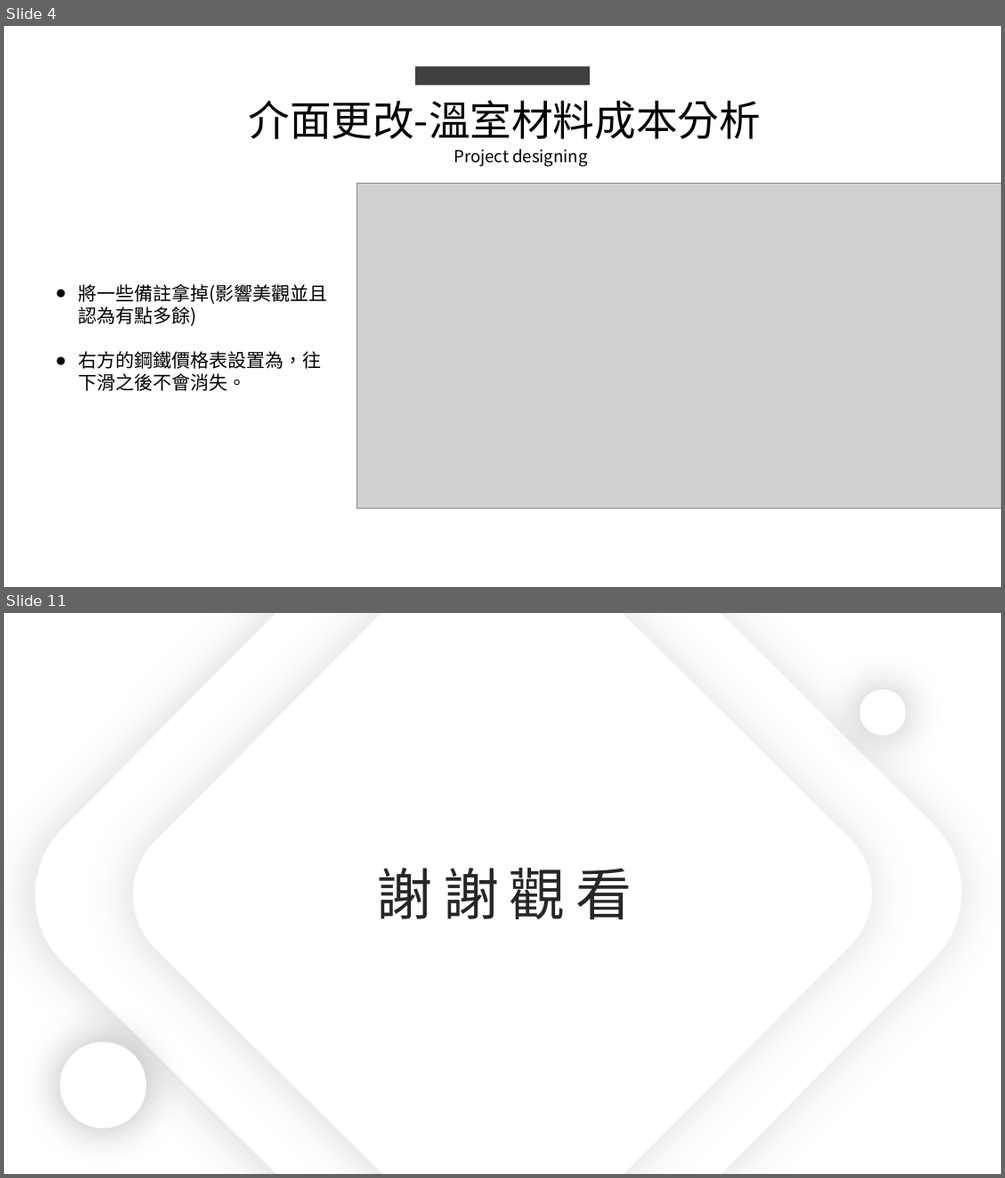
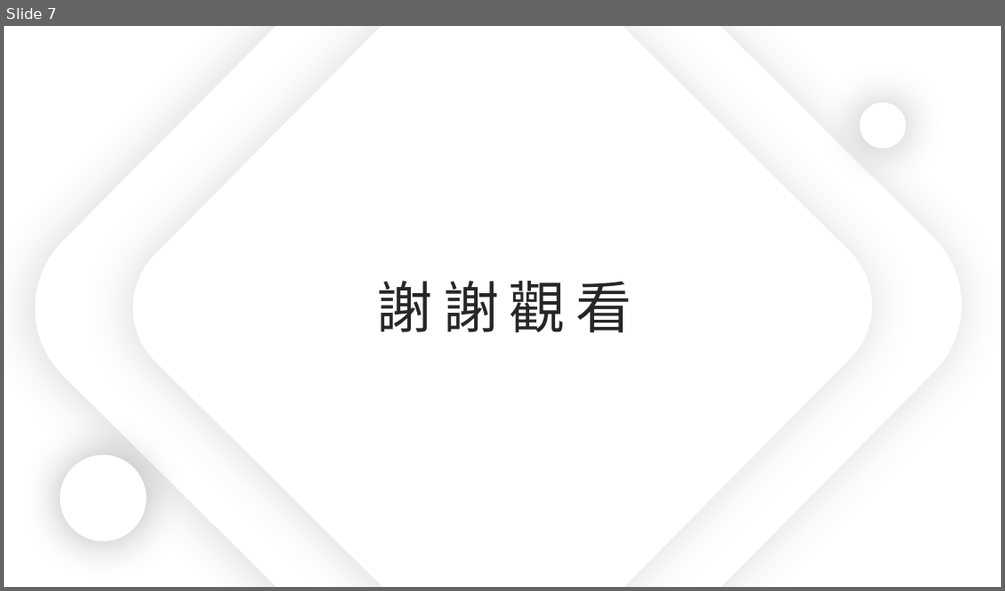
Before and after one commit to king637324/KnowledgeGreenhouseSystem, a slide deck: 工作日報_葉柏漢/2021.07.13工作日報_葉柏漢.pptx. Shown one above the other, each under a label of ours: slides 4 and 11 before the commit, slide 7 after it; the slides between them are not shown. The pictures are 1005x1178 and 1005x591 pixels, drawn with LibreOffice and Linux fonts; fonts in the diff are those of the drawing; grey boxes stand for pictures. Boxes give left, top, right and bottom in pixels: in the first picture for what was removed or moved away, otherwise in the second. Text is boxed around its words. In the diff, an @@ line names an element or a change of style, - is before the commit and + after.

```diff
--- a/工作日報_葉柏漢/2021.07.13工作日報_葉柏漢.pptx
+++ b/工作日報_葉柏漢/2021.07.13工作日報_葉柏漢.pptx
@@ slide 4 removed at (x1=4, y1=26, x2=1001, y2=587), background #FFFFFF @@
@@ rectangle removed at (x1=415, y1=66, x2=590, y2=85) @@
@@ text removed at (x1=248, y1=100, x2=760, y2=139) @@
-介面更改-溫室材料成本分析
@@ text removed at (x1=453, y1=149, x2=588, y2=167) @@
-Project designing
@@ picture removed at (x1=357, y1=183, x2=1001, y2=508) @@
@@ text removed at (x1=79, y1=284, x2=328, y2=391) @@
-● 將一些備註拿掉(影響美觀並且認為有點多餘)
-● 右方的鋼鐵價格表設置為，往下滑之後不會消失。
@@ what was slide 11 is now slide 7 @@
```
Also in this commit, not shown: 4 slides changed, 2 slides added, 5 other slides removed, 6 other files.
